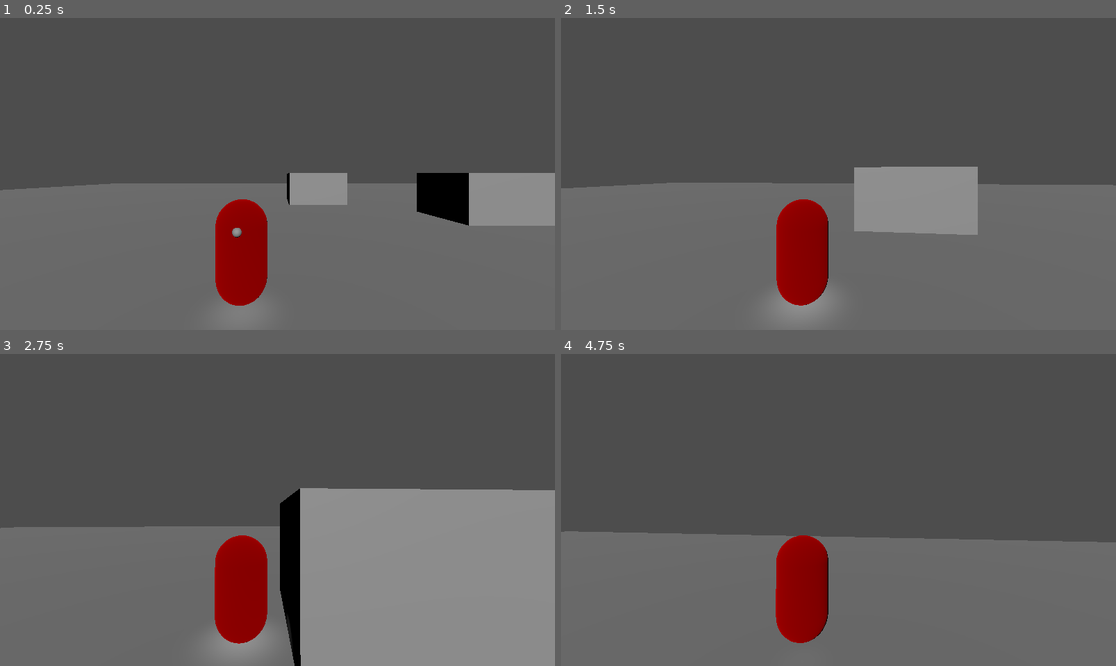
Above: before the commit, frames 1-4 (two rows, left to right).
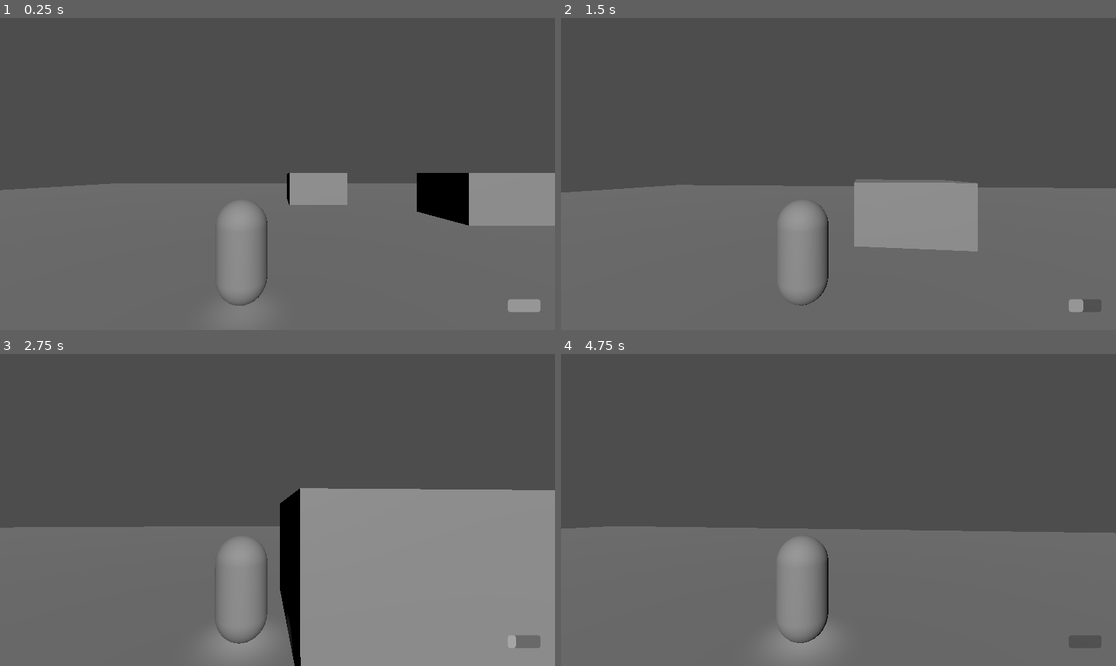
Above: after the commit, the same moments.

Repository: Abhi3860/fight-project
Game: Godot game, scene res://Scenes/main.tscn
The game is run twice, just before and just after one commit, with the same random seed, the same clock (stepped at 60 frames per second) and the same inputs.
Inputs (mouse positions are in pixels of both pictures, inside the frame that each line leads up to):
- Up to frame 1 (0.25 s): no input
- Up to frame 2 (1.5 s): move the mouse to (866, 174) at 0.52 s; hold Shift (sprint) 0.53-1.28 s; hold W (forward) from 0.53 s (still down); tap C (dodge) at 0.6 s; tap Space (jump) at 0.77, 1.07 s; move the mouse to (810, 174) at 1.27 s; tap Shift (sprint) at 1.35 s
- Up to frame 3 (2.75 s): keep holding W (forward); tap Space (jump) at 1.52, 1.55, 1.82, 2.1 s; move the mouse to (288, 503) at 2.02 s; tap C (dodge) at 2.3 s
- Up to frame 4 (4.75 s): keep holding W (forward); move the mouse to (832, 516) at 2.77 s; tap C (dodge) at 2.85, 4.35 s; tap Space (jump) at 3.02, 3.32, 3.77, 3.8, 4.07, 4.52 s; tap Shift (sprint) at 3.05 s; move the mouse to (877, 513) at 3.52 s; hold Shift (sprint) 3.53-4.28 s; move the mouse to (794, 506) at 4.27 s

The runs differ from the first frame. In frame 1, 3.0% of the frame differs, in the area x 38-98%, y 58-95%; in frame 2, 6.4%, in the area x 0-100%, y 47-97%; in frame 3, 3.1%; in frame 4, 5.6%.

Commit message:
Stamina_and_tweaks

Diff:
--- a/Scenes/char.tscn
+++ b/Scenes/char.tscn
@@ -1,16 +1,11 @@
-[gd_scene load_steps=7 format=3 uid="uid://dvrkvoxfp4ghk"]
+[gd_scene load_steps=5 format=3 uid="uid://dvrkvoxfp4ghk"]
 
 [ext_resource type="Script" uid="uid://djrlg2lfktn4b" path="res://Scenes/character_body_3d.gd" id="1_ay717"]
 [ext_resource type="Script" uid="uid://c5l2vtxa342vw" path="res://Scenes/camera_pivot.gd" id="2_rjfhe"]
 
 [sub_resource type="CapsuleShape3D" id="CapsuleShape3D_vpr6t"]
 
-[sub_resource type="CapsuleMesh" id="CapsuleMesh_ay717"]
-
-[sub_resource type="ORMMaterial3D" id="ORMMaterial3D_vpr6t"]
-albedo_color = Color(1, 0, 0, 1)
-
-[sub_resource type="SphereMesh" id="SphereMesh_ay717"]
+[sub_resource type="CapsuleMesh" id="CapsuleMesh_rjfhe"]
 
 [node name="Node3D" type="Node3D"]
 
@@ -19,14 +14,6 @@
 
 [node name="CollisionShape3D" type="CollisionShape3D" parent="CharacterBody3D"]
 shape = SubResource("CapsuleShape3D_vpr6t")
-
-[node name="MeshInstance3D" type="MeshInstance3D" parent="CharacterBody3D"]
-mesh = SubResource("CapsuleMesh_ay717")
-surface_material_override/0 = SubResource("ORMMaterial3D_vpr6t")
-
-[node name="MeshInstance3D" type="MeshInstance3D" parent="CharacterBody3D/MeshInstance3D"]
-transform = Transform3D(0.17, 0, 0, 0, 0.17, 0, 0, 0, 0.17, 0, 0.492252, 0.48241913)
-mesh = SubResource("SphereMesh_ay717")
 
 [node name="SpotLight3D" type="SpotLight3D" parent="CharacterBody3D"]
 transform = Transform3D(1, 0, 0, 0, -4.371139e-08, 1, 0, -1, -4.371139e-08, 0, 0.3065217, 0)
@@ -40,3 +27,15 @@
 spring_length = 4.0
 
 [node name="Camera3D" type="Camera3D" parent="CharacterBody3D/Camera_pivot/SpringArm3D"]
+
+[node name="MeshInstance3D" type="MeshInstance3D" parent="CharacterBody3D"]
+mesh = SubResource("CapsuleMesh_rjfhe")
+
+[node name="UI" type="CanvasLayer" parent="."]
+
+[node name="stamina_bar" type="ProgressBar" parent="UI"]
+offset_left = 1054.0
+offset_top = 584.0
+offset_right = 1122.0
+offset_bottom = 611.0
+show_percentage = false
--- a/Scenes/character_body_3d.gd
+++ b/Scenes/character_body_3d.gd
@@ -3,7 +3,7 @@
 # @export allows you to tweak these values directly in the Godot Inspector
 @export var walk_speed: float = 5.0
 @export var sprint_speed: float = 8.5
-@export var jump_velocity: float = 4.5
+@export var jump_velocity: float = 9.5
 @export var acceleration: float = 10.0
 @export var friction: float = 200.0
 @onready var camera_pivot: Node3D = $Camera_pivot
@@ -11,22 +11,48 @@
 @export var gravity_multiplier: float = 2.5
 @export var dodge_speed: float = 20.0
 @export var dodge_duration: float = 0.15
-# Grab a reference to your visual node.
-# Right now it's your capsule mesh, but later this will be your 3D character model.
+
 @onready var visuals: MeshInstance3D = $MeshInstance3D
-# Fetch the default gravity from your Project Settings
+@onready var stamina_bar: ProgressBar = $"../UI/stamina_bar"
+
+
+
 var gravity: float = ProjectSettings.get_setting("physics/3d/default_gravity") * gravity_multiplier
 
 var is_dodging: bool = false
 var dodge_direction: Vector3 = Vector3.ZERO
+
+#Stamina
+@export_category("Stamina")
+@export var max_stamina: float = 100.0
+@export var stamina_regen_rate: float = 35.0
+@export var stamina_regen_delay: float = 1.0
+@export var sprint_cost: float = 15.0
+@export var jump_cost: float = 20.0
+@export var dodge_cost: float = 30.0
+
+var current_stamina = max_stamina
+var stamina_delay_timer: float = 0.0
+
+func _ready() -> void:
+	floor_constant_speed = true
+	floor_snap_length = 0.5
+
+	stamina_bar.max_value = max_stamina
+	stamina_bar.value = current_stamina
+
 func _physics_process(delta: float) -> void:
 
 	# If the character is not on the ground, pull them down.
 	if not is_on_floor():
 		velocity.y -= gravity * delta
+	#stamina logic
+	if stamina_delay_timer < stamina_regen_delay:
+		stamina_delay_timer +=delta
+	elif current_stamina < max_stamina:
+		current_stamina = move_toward(current_stamina,max_stamina,stamina_regen_rate * delta)
 
-
-
+	stamina_bar.value = current_stamina
 
 	var input_dir := Input.get_vector("left", "right", "forward", "back")
 
@@ -40,15 +66,27 @@
 
 
 	if Input.is_action_just_pressed("dodge") and is_on_floor() and not is_dodging:
-		start_dodge(direction)
+		if current_stamina >= dodge_cost:
+			current_stamina -= dodge_cost
+			stamina_delay_timer = 0.0
+			start_dodge(direction)
 	if is_dodging:
 		velocity.x = dodge_direction.x * dodge_speed
 		velocity.z = dodge_direction.z * dodge_speed
 	else:
+		#jump
 		if Input.is_action_just_pressed("jump") and is_on_floor():
-			velocity.y = jump_velocity
-		if Input.is_action_pressed("sprint"):
+			if current_stamina >= jump_cost:
+				current_stamina -= jump_cost
+				stamina_delay_timer = 0.0
+				velocity.y = jump_velocity
+		if Input.is_action_pressed("sprint") and current_stamina > 0 and direction != Vector3.ZERO:
 			current_speed = sprint_speed
+			current_stamina -= sprint_cost * delta
+			stamina_delay_timer = 0.0
+
+			if current_stamina < 0:
+				current_stamina = 0
 		if flat_velocity.length() > current_speed:
 			flat_velocity = flat_velocity.limit_length(current_speed)
 			velocity.x = flat_velocity.x
@@ -67,6 +105,7 @@
 
 
 	move_and_slide()
+
 func start_dodge(current_direction: Vector3) -> void:
 	is_dodging = true
 	if current_direction == Vector3.ZERO:
--- a/project.godot
+++ b/project.godot
@@ -14,6 +14,10 @@
 run/main_scene="uid://crxlbuk5lshpn"
 config/features=PackedStringArray("4.5", "Forward Plus")
 config/icon="res://icon.svg"
+
+[editor_plugins]
+
+enabled=PackedStringArray("res://addons/mixamo_animation_retargeter/plugin.cfg")
 
 [input]
 
Not shown, changed: .gitignore
